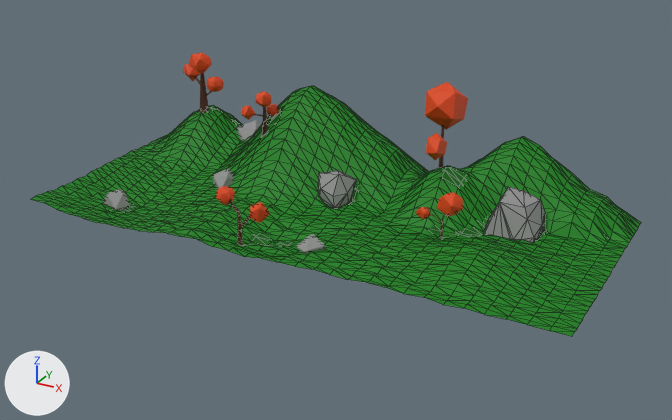
The OBJ model res/models/dusk_2.obj, before and after one commit.
Rendered twice from a camera (50 mm lens) standing at (11.78, -20.89, 10.53) and looking at (0.44, -0.27, 0.21). Arrows for +X, +Y and +Z are at lower left; the lights stay in place. Mesh edges are drawn as thin lines on the coarser meshes. Where no turn or scale is listed for an object, it has been applied to the vertices. Vertices at the same position are counted once.

Names of what the first picture shows: 'Cube.001_Cube.002', 'Cube.002_Cube.003', 'Cube.003_Cube.000', 'Cube.007_Cube.010', 'Cube_Cube.001', 'Cylinder.000', 'Cylinder.003', 'Plane'.
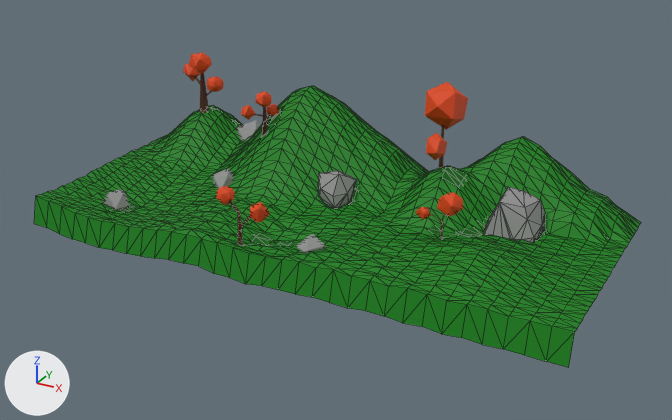
Changed parts and their boxes [x1, y1, x2, y2] in the pictures (672 x 420 px; the box of a moved part takes in the faces that stretch with it):
'Plane', reshaped (13% taller): before [31, 86, 641, 336]; after [34, 86, 641, 368]
part 1 of me_plane, moved or reshaped: before [31, 196, 575, 336]; after [34, 196, 575, 368]

The change, as a diff of the scene's bpy script:
```diff
--- a/res/models/dusk_2.obj.py
+++ b/res/models/dusk_2.obj.py
@@ me_plane @@
 me_plane.from_pydata(...)  # 1089 vertices, 2048 faces; spans x -7.9..7.9, y -3.4..3.4, z -0.5..2.7
 # used by ob_plane; location = (0.0, 0.0, 0.0)
+# me_plane part 1: all 33 vertices in x -7.9..7.9, y -3.4, z -0.2..0.1 are moved by (0.0, 0.0, -0.8)
 me_plane.materials.append(mat_grass)
```
